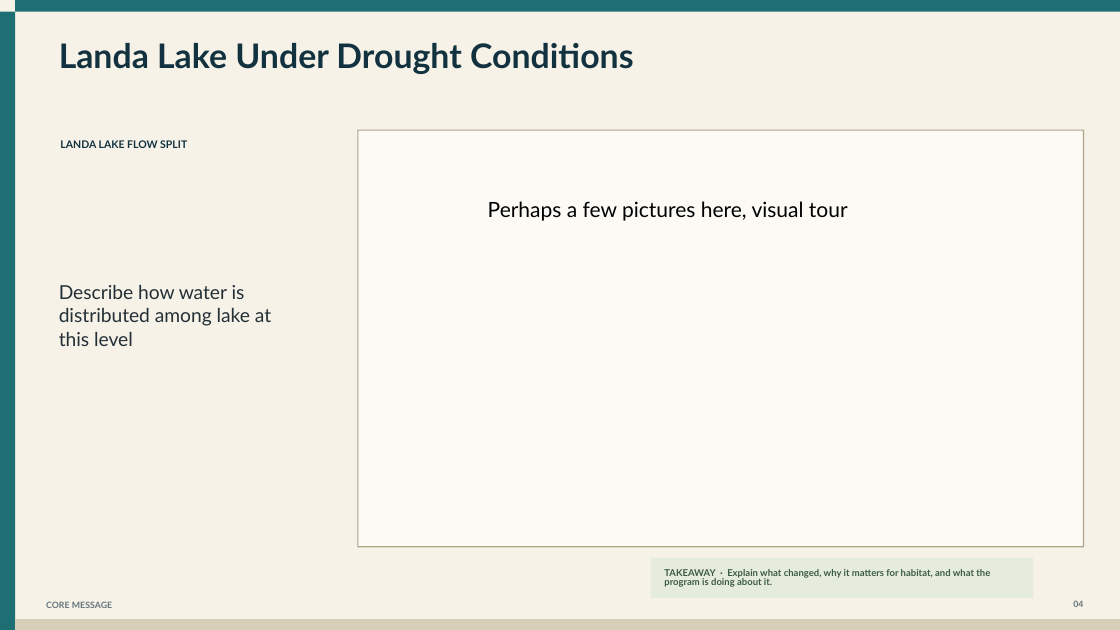
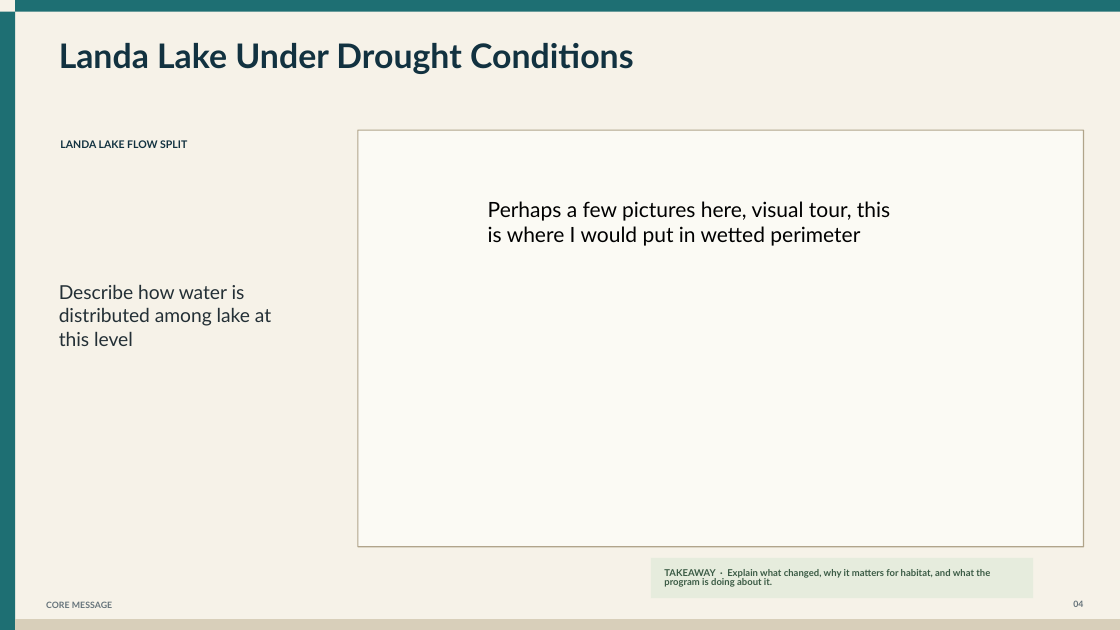
Before and after one commit to cfurl/EAHCP-Fall-2026-Sci-Comm, a slide deck: slide 12 of Comal_mgt_presentation/EAHCP_Landa_Lake.pptx (slide 11 before the commit). Drawn at 1120x630 pixels with LibreOffice and Linux fonts; fonts in the diff are those of the drawing. Boxes give left, top, right and bottom in pixels: in the first picture for what was removed or moved away, otherwise in the second. Text is boxed around its words. In the diff, an @@ line names an element or a change of style, - is before the commit and + after.

```diff
--- a/Comal_mgt_presentation/EAHCP_Landa_Lake.pptx
+++ b/Comal_mgt_presentation/EAHCP_Landa_Lake.pptx
@@ text at [488, 201, 890, 246]: text changed @@
-Perhaps a few pictures here, visual tour
+Perhaps a few pictures here, visual tour, this is where I would put in wetted perimeter
```
Also in this commit, not shown: 1 other slide changed, 4 slides added, 1 slide removed, 9 other files.
